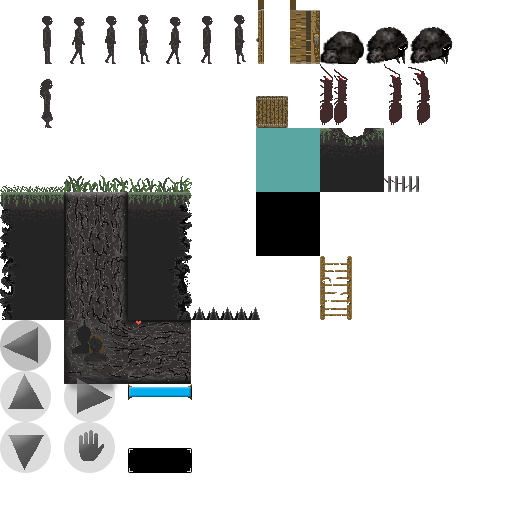
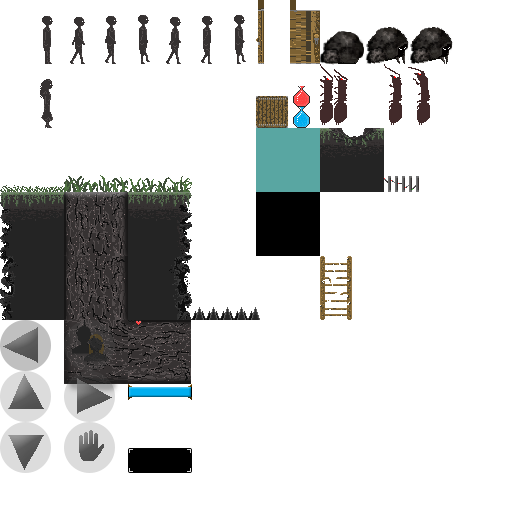
The second 512px x 512px image is a revision of the first. Changes to its layers:
added layer "Potion copy" in group "Objects" over [293, 86, 310, 107]
added layer "Potion" in group "Objects" over [293, 107, 310, 128]
